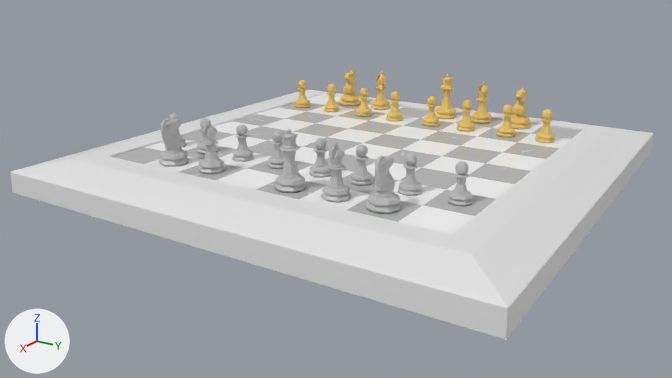
What one commit did to the Blender file udemy-class/chess-set/models/chess-scene.blend.
The view is the same before and after, from the file's camera 'Camera-wider'. The axes (+X, +Y, +Z) are drawn at lower left. The lights are the same throughout.

In view in the first picture: 'ChessBoard', 'bishop', 'bishop.002', 'bishop.003', 'knight.002', 'knight.003', 'pawn.015', 'pawn.016', 'pawn.017', 'queen', 'queen.001'.
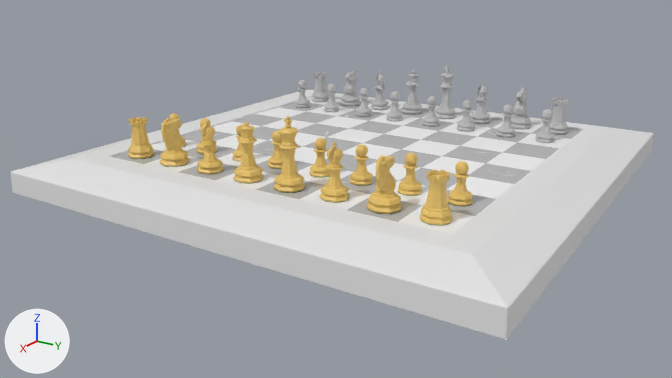
Commit message: Finished chess scene

Edits to the bpy script that builds the scene:
```text
Change ob_chessboard:
    ob_chessboard.rotation_euler: (0.0, 0.0, 0.0) -> (0.0, 0.0, 3.142)  # degrees (0, 0, 0) -> degrees (0, 0, 180)
Add ob_king_001:
    ob_king_001 = bpy.data.objects.new('king.001', me_cylinder_009)  # 281 vertices, 287 faces; spans x -0.0144..0.0144, y -0.0144..0.0144, z 0.0..0.0643; in mat_chess_piece_black (its picture is missing), mat_chess_piece_base_felt (dark green #07680d)
    ob_king_001.parent = ob_black_pieces
    ob_king_001.location = (0.211, -0.0293, -0.00496)
    ob_king_001.rotation_euler = (0.0, 0.0, 1.571)  # degrees (0, 0, 90)
    ob_king_001.scale = (1.3, 1.3, 1.3)
Add ob_rook_003:
    ob_rook_003 = bpy.data.objects.new('rook.003', me_cylinder_007)  # 216 vertices, 178 faces; spans x -0.0144..0.0144, y -0.0144..0.0144, z 0.0..0.0408; in mat_chess_piece_black (its picture is missing), mat_chess_piece_base_felt (dark green #07680d)
    ob_rook_003.parent = ob_black_pieces
    ob_rook_003.location = (0.208, -0.209, -0.00496)
    ob_rook_003.scale = (1.2, 1.2, 1.2)
Add ob_rook_002:
    ob_rook_002 = bpy.data.objects.new('rook.002', me_cylinder_007)  # 216 vertices, 178 faces; spans x -0.0144..0.0144, y -0.0144..0.0144, z 0.0..0.0408; in mat_chess_piece_black (its picture is missing), mat_chess_piece_base_felt (dark green #07680d)
    ob_rook_002.parent = ob_black_pieces
    ob_rook_002.location = (0.208, 0.211, -0.00496)
    ob_rook_002.scale = (1.2, 1.2, 1.2)
Add ob_king:
    ob_king = bpy.data.objects.new('king', me_cylinder_008)  # 281 vertices, 287 faces; spans x -0.0144..0.0144, y -0.0144..0.0144, z 0.0..0.0643; in mat_chess_piece_white (its picture is missing), mat_chess_piece_base_felt (dark green #07680d)
    ob_king.parent = ob_white_pieces
    ob_king.location = (-0.211, -0.0293, -0.00496)
    ob_king.rotation_euler = (0.0, 0.0, 1.571)  # degrees (0, 0, 90)
    ob_king.scale = (1.3, 1.3, 1.3)
Add ob_rook_001:
    ob_rook_001 = bpy.data.objects.new('rook.001', me_cylinder_006)  # 216 vertices, 178 faces; spans x -0.0144..0.0144, y -0.0144..0.0144, z 0.0..0.0408; in mat_chess_piece_white (its picture is missing), mat_chess_piece_base_felt (dark green #07680d)
    ob_rook_001.parent = ob_white_pieces
    ob_rook_001.location = (-0.211, -0.209, -0.00496)
    ob_rook_001.scale = (1.2, 1.2, 1.2)
Add ob_rook:
    ob_rook = bpy.data.objects.new('rook', me_cylinder_006)  # 216 vertices, 178 faces; spans x -0.0144..0.0144, y -0.0144..0.0144, z 0.0..0.0408; in mat_chess_piece_white (its picture is missing), mat_chess_piece_base_felt (dark green #07680d)
    ob_rook.parent = ob_white_pieces
    ob_rook.location = (-0.211, 0.211, -0.00496)
    ob_rook.scale = (1.2, 1.2, 1.2)
```

Boxes (x1, y1, x2, y2) around the edits, measured in the pictures (672 x 378 px):
'ChessBoard', turned
    both: (10, 90, 654, 340)
'knight.003', turned
    before: (365, 155, 401, 214)
    after: (340, 70, 361, 106)
'knight', turned
    before: (339, 70, 360, 106)
    after: (366, 156, 402, 214)
'queen.001', turned
    before: (274, 129, 307, 193)
    after: (401, 71, 423, 114)
'knight.002', turned
    before: (159, 118, 190, 167)
    after: (510, 88, 532, 129)
'queen', turned
    before: (435, 74, 457, 119)
    after: (233, 122, 264, 184)
'knight.001', turned
    before: (510, 88, 531, 129)
    after: (159, 118, 190, 167)
'bishop.001', turned
    before: (371, 71, 390, 110)
    after: (319, 142, 350, 203)
'bishop.002', turned
    before: (321, 142, 352, 203)
    after: (370, 71, 390, 110)
'rook.001', added
    after: (420, 169, 452, 226)
'king', added
    after: (273, 116, 306, 193)
'bishop.003', turned
    before: (198, 120, 226, 174)
    after: (470, 82, 490, 124)
'bishop', turned
    before: (471, 82, 492, 124)
    after: (197, 120, 224, 175)
'pawn.017', turned
    before: (447, 161, 473, 206)
    after: (294, 80, 311, 108)
'pawn.008', turned
    before: (294, 80, 311, 108)
    after: (447, 161, 473, 206)
'pawn.007', turned
    before: (323, 84, 340, 112)
    after: (398, 153, 422, 196)
'pawn.016', turned
    before: (398, 153, 422, 196)
    after: (323, 84, 340, 112)
'pawn.006', turned
    before: (355, 88, 372, 117)
    after: (349, 144, 373, 186)
'pawn.015', turned
    before: (349, 144, 373, 186)
    after: (355, 88, 372, 117)
'pawn.014', turned
    before: (309, 138, 331, 178)
    after: (386, 91, 403, 121)
'pawn.011', turned
    before: (232, 124, 254, 162)
    after: (457, 100, 475, 132)
'pawn.005', turned
    before: (386, 91, 403, 121)
    after: (309, 138, 329, 178)
'rook', added
    after: (127, 117, 155, 159)
'pawn.012', turned
    before: (267, 130, 285, 169)
    after: (422, 96, 440, 127)
'pawn.003', turned
    before: (422, 96, 440, 127)
    after: (267, 130, 283, 169)
'king.001', added
    after: (435, 65, 456, 119)
'pawn.010', turned
    before: (196, 118, 218, 154)
    after: (497, 105, 516, 137)
'rook.003', added
    after: (550, 98, 568, 135)
'pawn.001', turned
    before: (497, 105, 516, 137)
    after: (196, 118, 218, 154)
'pawn.002', turned
    before: (457, 100, 475, 132)
    after: (232, 124, 245, 161)
'pawn.009', turned
    before: (169, 113, 187, 147)
    after: (535, 109, 555, 143)
'pawn', turned
    before: (535, 109, 555, 143)
    after: (169, 113, 187, 147)
'rook.002', added
    after: (311, 72, 329, 102)
